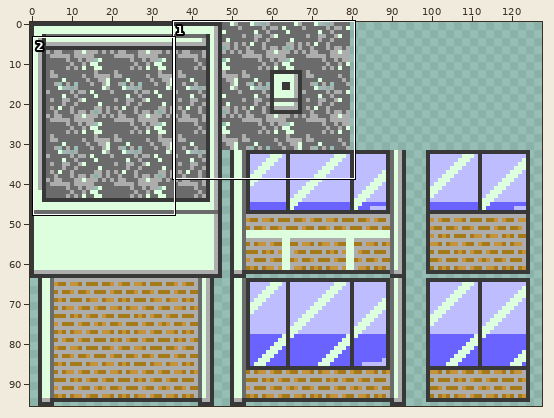
One commit to this sprite sheet: Assets/Graphics/Tilesets/Outdoor/RetailBuildings.png. Above: a wide view before the commit, with the close-up outlined.
Close-up. Earlier state:
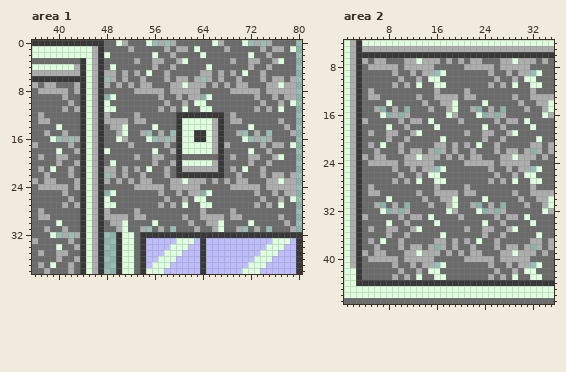
The file is 128x96 pixels. Shown: area 1: x 36..80, y 0..38; area 2: x 1..35, y 4..47.
After:
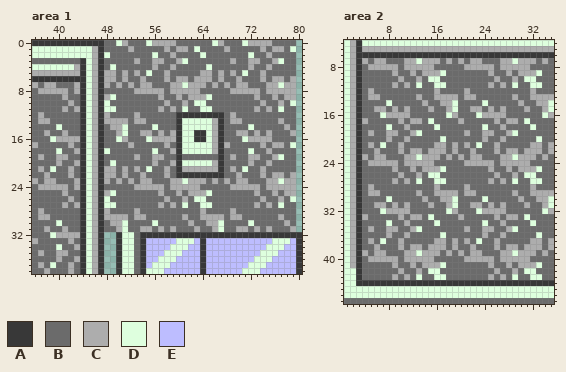
Palette (. is transparent): A #383838  B #6b6b6b  C #adadad  D #deffde  E #bdbdff
The exact change:
--- area 1
@@ x 54..76 @@
- 0 BD.C.CBBBBBBDCBBBD.C.CB
+ 0 BDCCCCBBBBBBDCBBBDCCCCB
  1 BBBBCBCCBDBBBBCBBBBBCBC
@@ x 46..66 @@
  5 CACCBCBCBDBBCBBBBBCCB
- 6 CA.CBCBBCBBBCBCCBC.CB
+ 6 CACCBCBBCBBBCBCCBCCCB
  7 CACBCBCBCCBBBCCDCCCBC
  8 CABBBBBCCCCCBCCCCCBBB
- 9 CA.DBBBBBBBCBBCBCC.DB
+ 9 CACDBBBBBBBCBBCBCCCDB
 10 CADBBBBBBBBBCBBCBDDBB
@@ x 36..80 @@
 14 BBBBDBBBADCABCCDBBBBDBBBADDDDDCABBBBDBBBBBCB.
-15 BBCBBCBBADCABBCDBBC.BCB.ADDAADCABBC.BCB.BBBC.
-16 BBBD.C.CADCABBDCBBBD.C.CADDAADCABBBD.C.CBBBB.
+15 BBCBBCBBADCABBCDBBCCBCBCADDAADCABBCCBCBCBBBC.
+16 BBBDCCCCADCABBDCBBBDCCCCADDAADCABBBDCCCCBBBB.
 17 CBBBBBCBADCABBBBCBBBBBCBADDDDDCACBBBBBCBCCBD.
@@ x 46..66 @@
 21 CACCBCBCBDBBCBACCCCCC
-22 CA.CBCBBCBBBCBAAAAAAA
+22 CACCBCBBCBBBCBAAAAAAA
 23 CACBCBCBCCBBBCCDCCCBC
 24 CABBBBBCCCCCBCCCCCBBB
-25 CA.DBBBBBBBCBBCBCC.DB
+25 CACDBBBBBBBCBBCBCCCDB
 26 CADBBBBBBBBBCBBCBDDBB
@@ x 36..80 @@
 30 BBBBDBBBADCABCCDBBBBDBBBBBCBBCCDBBBBDBBBBBCB.
-31 BBCBBCBBADCABBCDBBC.BCB.BBBCBBCDBBC.BCB.BBBC.
-32 BBBD.C.CADCA..ADDBAAAAAAAAAAAAAAAAAAAAAAAAAAA
+31 BBCBBCBBADCABBCDBBCCBCBCBBBCBBCDBBCCBCBCBBBC.
+32 BBBDCCCCADCA..ADDBAAAAAAAAAAAAAAAAAAAAAAAAAAA
 33 CBBBBBCBADCA..ADDBAEEEEEDDDEAEEEEEEEEEEEDDDEA
--- area 2
@@ x 14..34 @@
  8 CCBBBBBCCCCCBCCCCCBBB
- 9 CC.DBBBBBBBCBBCBCC.DB
+ 9 CCCDBBBBBBBCBBCBCCCDB
 10 BDDBBBBBBBBBCBBCBDDBB
@@ x 1..35 @@
 14 DCABBBBDBBBBBCBBCCDBBBBDBBBBBCBBCCD
-15 DCABBC.BCB.BBBCBBCDBBC.BCB.BBBCBBCD
-16 DCABBBD.C.CBBBBBBDCBBBD.C.CBBBBBBDC
+15 DCABBCCBCBCBBBCBBCDBBCCBCBCBBBCBBCD
+16 DCABBBDCCCCBBBBBBDCBBBDCCCCBBBBBBDC
 17 DCACBBBBBCBCCBDBBBBCBBBBBCBCCBDBBBB
@@ x 14..34 @@
 21 BBCCBCBCBDBBCBBBBBCCB
-22 BC.CBCBBCBBBCBCCBC.CB
+22 BCCCBCBBCBBBCBCCBCCCB
 23 CCCBCBCBCCBBBCCDCCCBC
 24 CCBBBBBCCCCCBCCCCCBBB
-25 CC.DBBBBBBBCBBCBCC.DB
+25 CCCDBBBBBBBCBBCBCCCDB
 26 BDDBBBBBBBBBCBBCBDDBB
@@ x 1..35 @@
 30 DCABBBBDBBBBBCBBCCDBBBBDBBBBBCBBCCD
-31 DCABBC.BCB.BBBCBBCDBBC.BCB.BBBCBBCD
-32 DCABBBD.C.CBBBBBBDCBBBD.C.CBBBBBBDC
+31 DCABBCCBCBCBBBCBBCDBBCCBCBCBBBCBBCD
+32 DCABBBDCCCCBBBBBBDCBBBDCCCCBBBBBBDC
 33 DCACBBBBBCBCCBDBBBBCBBBBBCBCCBDBBBB
@@ x 14..34 @@
 37 BBCCBCBCBDBBCBBBBBCCB
-38 BC.CBCBBCBBBCBCCBC.CB
+38 BCCCBCBBCBBBCBCCBCCCB
 39 CCCBCBCBCCBBBCCDCCCBC
 40 CCBBBBBCCCCCBCCCCCBBB
-41 CC.DBBBBBBBCBBCBCC.DB
+41 CCCDBBBBBBBCBBCBCCCDB
 42 BDDBBBBBBBBBCBBCBDDBB
